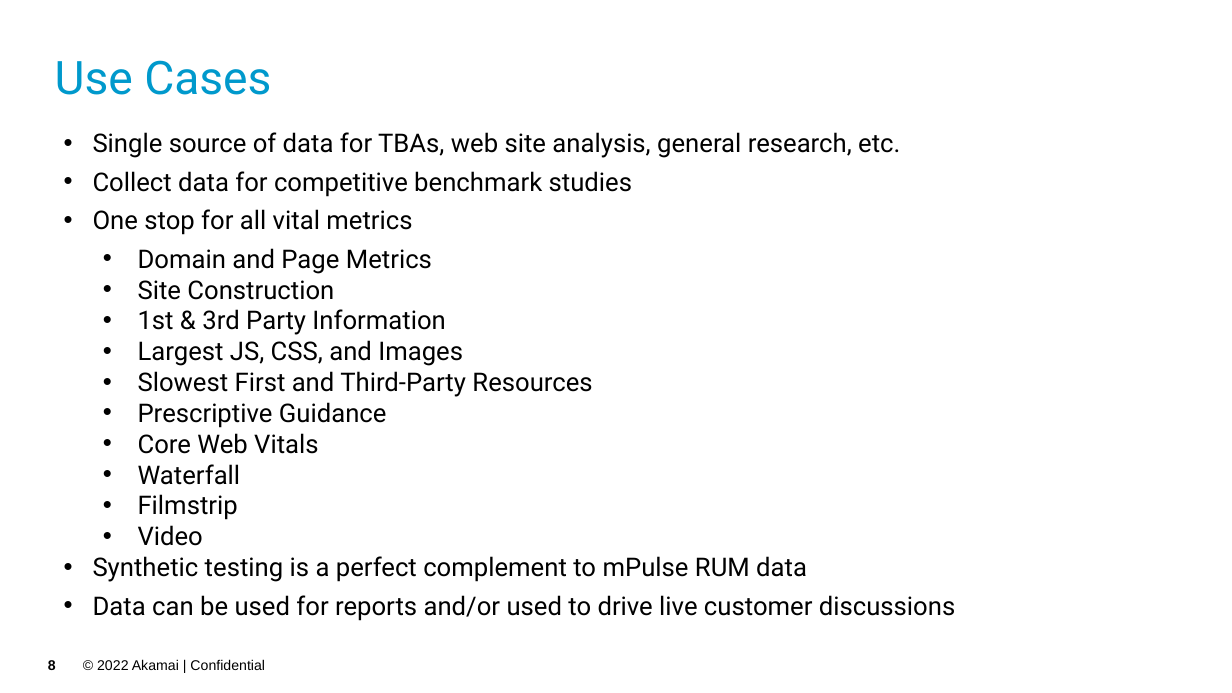
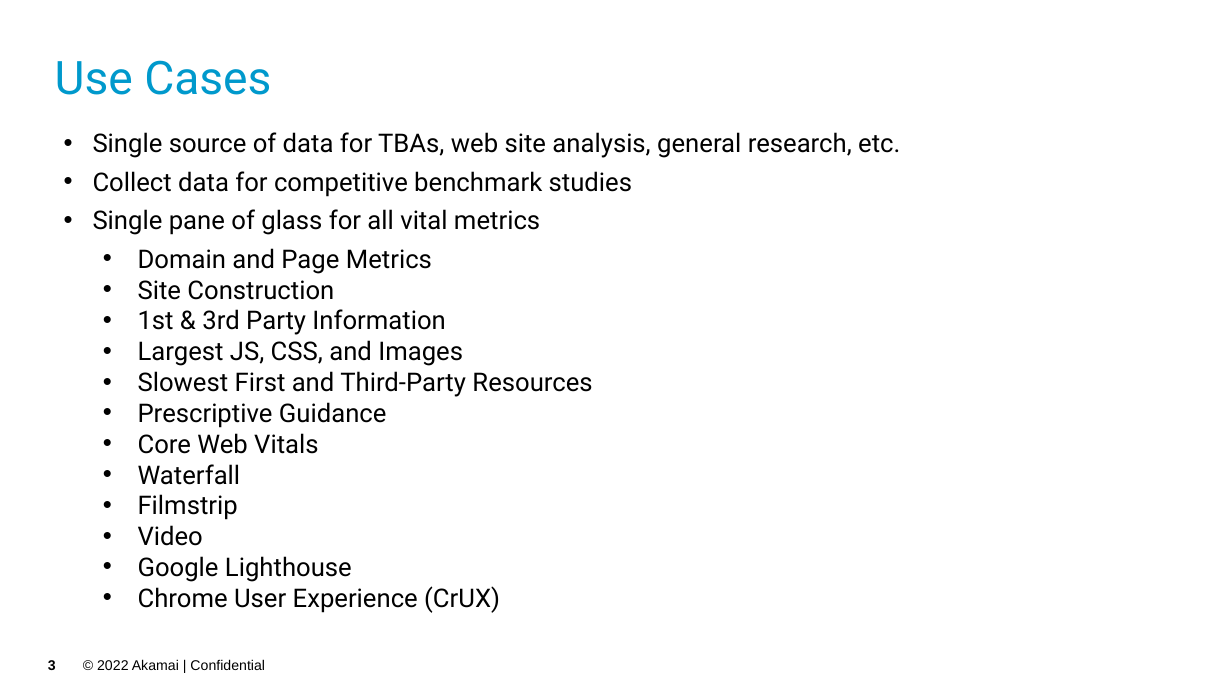
Before and after one commit to akamai-consulting/sitespeed, a slide deck: slide 3 of Info/Overview.pptx (slide 8 before the commit). Drawn at 1232x693 pixels with LibreOffice and Linux fonts; fonts in the diff are those of the drawing; background and template pictures are left out. Boxes give left, top, right and bottom in pixels: in the first picture for what was removed or moved away, otherwise in the second. Text is boxed around its words. In the diff, an @@ line names an element or a change of style, - is before the commit and + after.

```diff
--- a/Info/Overview.pptx
+++ b/Info/Overview.pptx
@@ text at (x1=93, y1=209, x2=540, y2=235): text changed @@
-• One stop for all vital metrics
+• Single pane of glass for all vital metrics
@@ text at (x1=138, y1=556, x2=500, y2=613): text changed @@
-• Synthetic testing is a perfect complement to mPulse RUM data
-• Data can be used for reports and/or used to drive live customer discussions
+  • Google Lighthouse
+  • Chrome User Experience (CrUX)
@@ page number at (x1=48, y1=660, x2=56, y2=670): text changed @@
-8
+3
```
Also in this commit, not shown: 5 other slides changed, 3 slides added, 6 slides removed.
